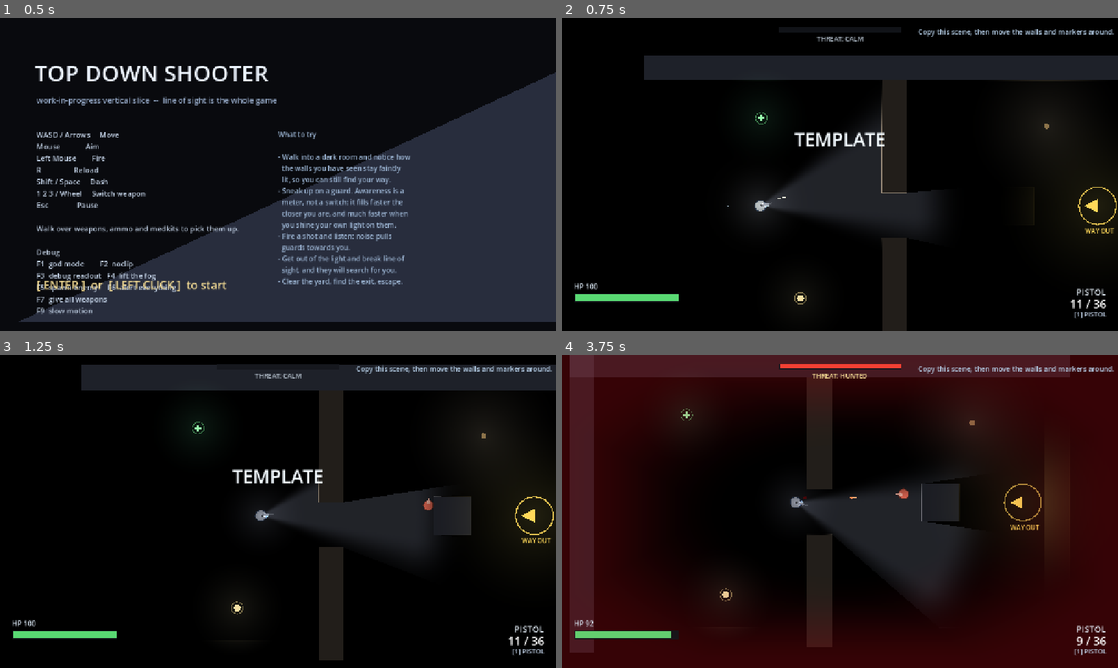
Above: before the commit, frames 1-4 (two rows, left to right).
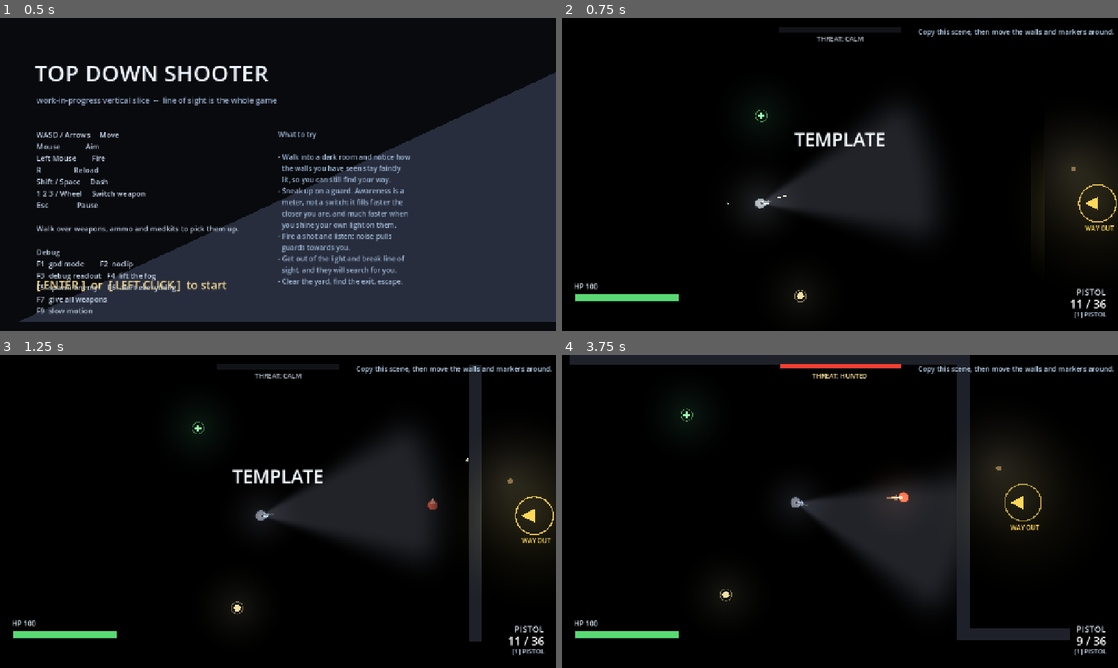
Above: after the commit, the same moments.

Repository: ThunderComplex/irregoulash
Game: Godot game, scene res://src/ui/title_screen.tscn
Two runs of this game, one before a commit and one after it. Both use one fixed random seed, a clock stepped at 60 frames per second and the inputs below.
Inputs (mouse positions are in pixels of both pictures, inside the frame that each line leads up to):
- Up to frame 1 (0.5 s): no input
- Up to frame 2 (0.75 s): tap Enter (ui_accept) at 0.5 s; move the mouse to (962, 158) at 0.52 s; hold D (move_right) from 0.53 s (still down); tap Shift (dash) at 0.6 s; click (962, 158) at 0.67 s
- Up to frame 3 (1.25 s): keep holding D (move_right); tap Enter (ui_accept) at 0.77 s
- Up to frame 4 (3.75 s): release D (move_right) at 1.25 s; drag from (728, 527) to (801, 608) at 1.27 s; move the mouse to (895, 442) at 2.02 s; hold D (move_right) 2.03-2.75 s; tap E (interact) at 2.1 s; drag from (812, 574) to (1056, 527) at 2.77 s; move the mouse to (1006, 558) at 3.52 s; hold A (move_left) from 3.53 s (still down); hold 2 (switch_2) from 3.53 s (still down)

Frame 1 is identical in both runs. In frame 2, 9.7% of the frame differs, in the area x 14-100%, y 12-100%; in frame 3, 13%; in frame 4, 60%, in the area x 0-100%, y 0-100%.

Commit message:
level editor qol

Diff:
--- a/src/levels/level_03.tscn
+++ b/src/levels/level_03.tscn
@@ -2,6 +2,7 @@
 
 [ext_resource type="Script" uid="uid://cm18cddlcskw1" path="res://src/levels/level.gd" id="1_level"]
 [ext_resource type="PackedScene" path="res://src/levels/wall.tscn" id="2_wall"]
+[ext_resource type="Script" uid="uid://42vdeppvwt1a" path="res://src/levels/wall.gd" id="3_2bp2o"]
 [ext_resource type="PackedScene" path="res://src/levels/lamp.tscn" id="3_lamp"]
 [ext_resource type="PackedScene" path="res://src/enemies/enemy.tscn" id="4_enemy"]
 [ext_resource type="PackedScene" path="res://src/items/pickup.tscn" id="5_pickup"]
@@ -22,36 +23,35 @@
 
 [node name="Walls" type="Node2D" parent="." unique_id=489981281]
 
-[node name="WallTop" parent="Walls" unique_id=17300684 instance=ExtResource("2_wall")]
-position = Vector2(640, 32)
-size = Vector2(1280, 64)
+[node name="DrawnWall1" type="StaticBody2D" parent="Walls" unique_id=914626189 instance=ExtResource("2_wall")]
+position = Vector2(496, 16)
+collision_mask = 0
+script = ExtResource("3_2bp2o")
+size = Vector2(992, 32)
 
-[node name="WallBottom" parent="Walls" unique_id=78466082 instance=ExtResource("2_wall")]
-position = Vector2(640, 736)
-size = Vector2(1280, 64)
+[node name="DrawnWall2" type="StaticBody2D" parent="Walls" unique_id=501171098 instance=ExtResource("2_wall")]
+position = Vector2(1008, 352)
+collision_mask = 0
+script = ExtResource("3_2bp2o")
+size = Vector2(32, 704)
 
-[node name="WallLeft" parent="Walls" unique_id=2006809252 instance=ExtResource("2_wall")]
-position = Vector2(32, 384)
-size = Vector2(64, 768)
+[node name="DrawnWall3" type="StaticBody2D" parent="Walls" unique_id=943275266 instance=ExtResource("2_wall")]
+position = Vector2(1136, 720)
+collision_mask = 0
+script = ExtResource("3_2bp2o")
+size = Vector2(288, 32)
 
-[node name="WallRight" parent="Walls" unique_id=1136490913 instance=ExtResource("2_wall")]
-position = Vector2(1248, 384)
-size = Vector2(64, 768)
+[node name="DrawnWall4" type="StaticBody2D" parent="Walls" unique_id=1659130937 instance=ExtResource("2_wall")]
+position = Vector2(1264, 832)
+collision_mask = 0
+script = ExtResource("3_2bp2o")
+size = Vector2(32, 192)
 
-[node name="DividerUpper" parent="Walls" unique_id=1852971389 instance=ExtResource("2_wall")]
-position = Vector2(640, 207)
-size = Vector2(64, 287)
-color = Color(0.45, 0.4, 0.34, 1)
-
-[node name="DividerLower" parent="Walls" unique_id=852049043 instance=ExtResource("2_wall")]
-position = Vector2(640, 609)
-size = Vector2(64, 287)
-color = Color(0.45, 0.4, 0.34, 1)
-
-[node name="Pillar" parent="Walls" unique_id=189256165 instance=ExtResource("2_wall")]
-position = Vector2(950, 384)
-size = Vector2(96, 96)
-color = Color(0.36, 0.38, 0.46, 1)
+[node name="DrawnWall5" type="StaticBody2D" parent="Walls" unique_id=1695043896 instance=ExtResource("2_wall")]
+position = Vector2(624, 912)
+collision_mask = 0
+script = ExtResource("3_2bp2o")
+size = Vector2(1248, 32)
 
 [node name="Routes" type="Node2D" parent="." unique_id=1877469654]
 
@@ -70,7 +70,7 @@
 [node name="Lamps" type="Node2D" parent="." unique_id=1513915081]
 
 [node name="Lamp0" parent="Lamps" unique_id=942547430 instance=ExtResource("3_lamp")]
-position = Vector2(1030, 180)
+position = Vector2(1098, 296)
 radius = 210.0
 flicker = false
 
Not shown, changed: addons/level_tools/level_tools_plugin.gd
Not shown, changed: docs/LEVEL_AUTHORING.md
